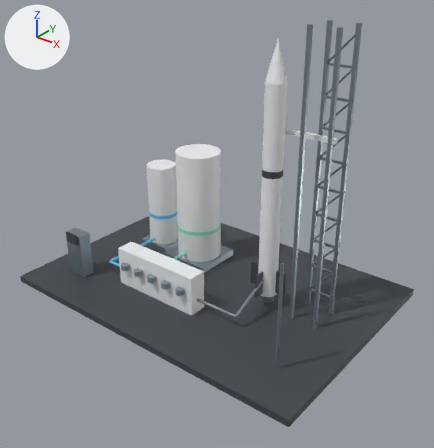
An edit to the glTF model backend/assets/models/gse-site.glb, drawn before and after from the same camera.
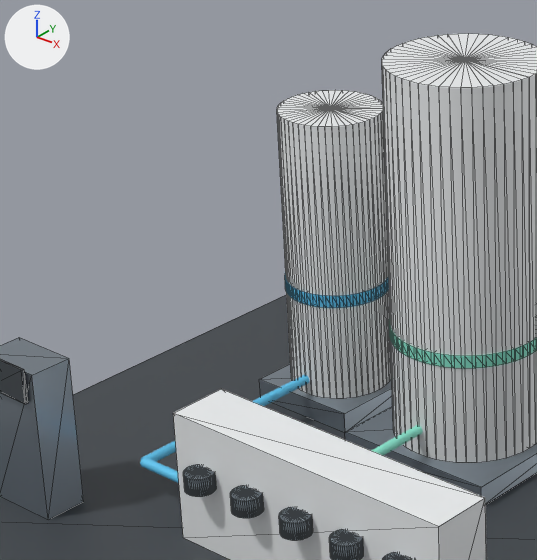
There are two pictures of each version: one whole from a camera (50 mm lens) standing at (10.08, -12.42, 9.76) and looking at (0.54, -0.49, 2.36), one close up on the part from 16% to 50% of the width and 30% to 64% of the height. The lights are fixed; the arrows at upper left show +X, +Y and +Z. The first two pictures are the older version. The close-ups show mesh edges as thin lines. Where no turn or scale is listed for an object, it has been applied to the vertices.

In view in the first close-up: 'control display', 'control pedestal', 'fill manifold', 'nitrogen vessel', 'nitrogen vessel band', 'nitrogen vessel foot', 'nitrous vessel', 'nitrous vessel band', 'nitrous vessel foot', 'pad', 'valve nitrogen', 'valve vent' and 6 more.
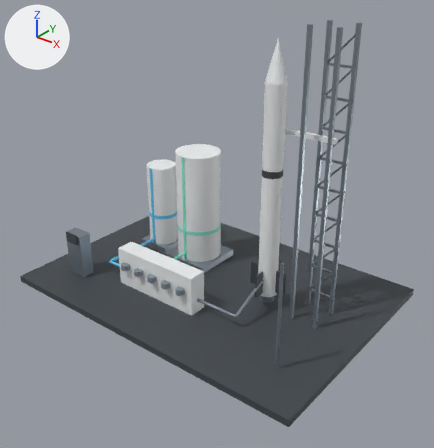
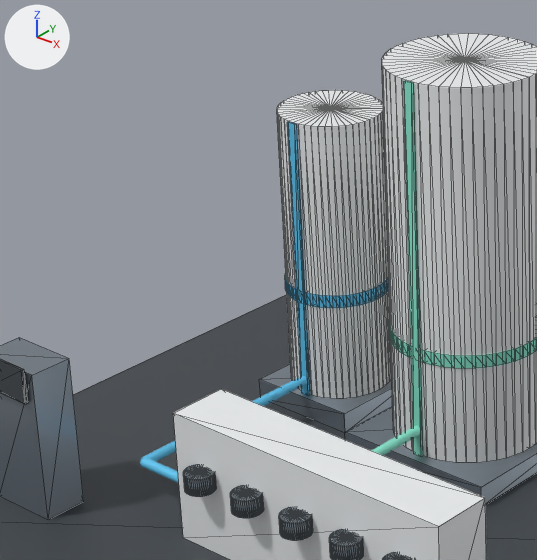
Where the change shows, as pixel boxes [x1, y1, x2, y2] in the close-ups (537 x 560 px):
'nitrous-level-indicator', added (cyan): after [404, 80, 423, 457]
'nitrogen-level-indicator', added (cyan): after [287, 122, 310, 396]

Diff of the bpy script that builds the scene:
```diff
--- a/backend/assets/models/gse-site.glb.py
+++ b/backend/assets/models/gse-site.glb.py
@@ me_box_004 @@
+me_box_004.from_pydata(...)  # a box spanning x -0.04..0.04, y -0.01..0.01, z -1.75..1.75
+me_box_004.materials.append(mat_nitrous)  # cyan #90edd6
@@ me_box_003 @@
+me_box_003.from_pydata(...)  # a box spanning x -0.04..0.04, y -0.01..0.01, z -1.35..1.35
+me_box_003.materials.append(mat_nitrogen)  # cyan #61c8f3
@@ ob_nitrous_level_indicator @@
+ob_nitrous_level_indicator = bpy.data.objects.new('nitrous-level-indicator', me_box_004)
+ob_nitrous_level_indicator.location = (-1.4, 0.29, 1.95)
@@ ob_nitrogen_level_indicator @@
+ob_nitrogen_level_indicator = bpy.data.objects.new('nitrogen-level-indicator', me_box_003)
+ob_nitrogen_level_indicator.location = (-3.0, 0.51, 1.55)
```
